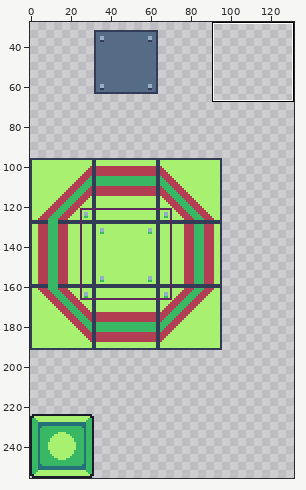
A pixel-art file gets an edit: assets/environment.aseprite. Above, an overview of the earlier version with the close-up marked.
Close-up. First the earlier version:
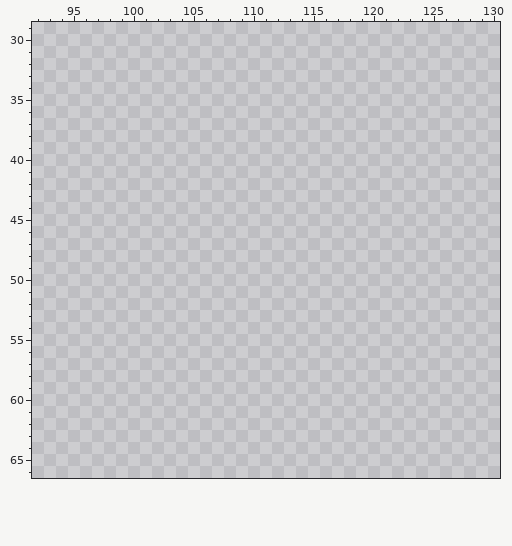
256x256 pixels, 1 frame. Shown: x 92..130, y 29..66. The wide view leaves out empty margins.
Visible layers, top first: "Floor2", "Box1", "Floor".
Palette (. is transparent): 
Now the later version:
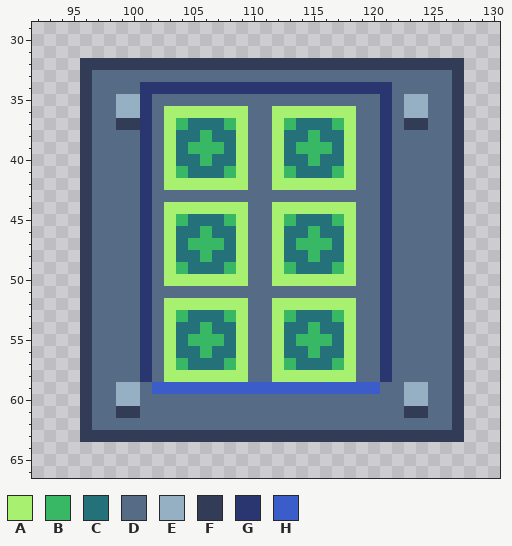
Colours new in this view: A #a7f070  B #38b764  C #257179  D #566c86  E #94b0c2  F #333c57  G #29366f  H #3b5dc9
Edits made:
layer "Floor #2" added
Layer "Floor #2":
y 32: x 96..127 ................................ -> FFFFFFFFFFFFFFFFFFFFFFFFFFFFFFFF
y 33: x 96..127 ................................ -> FDDDDDDDDDDDDDDDDDDDDDDDDDDDDDDF
y 34: x 96..127 ................................ -> FDDDDGGGGGGGGGGGGGGGGGGGGGDDDDDF
y 35: x 96..127 ................................ -> FDDEEGDDDDDDDDDDDDDDDDDDDGDEEDDF
y 36: x 96..127 ................................ -> FDDEEGDAAAAAAADDAAAAAAADDGDEEDDF
y 37: x 96..127 ................................ -> FDDFFGDABCCCBADDABCCCBADDGDFFDDF
y 38: x 96..127 ................................ -> FDDDDGDACCBCCADDACCBCCADDGDDDDDF
y 39: x 96..127 ................................ -> FDDDDGDACBBBCADDACBBBCADDGDDDDDF
y 40: x 96..127 ................................ -> FDDDDGDACCBCCADDACCBCCADDGDDDDDF
y 41: x 96..127 ................................ -> FDDDDGDABCCCBADDABCCCBADDGDDDDDF
y 42: x 96..127 ................................ -> FDDDDGDAAAAAAADDAAAAAAADDGDDDDDF
y 43: x 96..127 ................................ -> FDDDDGDDDDDDDDDDDDDDDDDDDGDDDDDF
y 44: x 96..127 ................................ -> FDDDDGDAAAAAAADDAAAAAAADDGDDDDDF
y 45: x 96..127 ................................ -> FDDDDGDABCCCBADDABCCCBADDGDDDDDF
y 46: x 96..127 ................................ -> FDDDDGDACCBCCADDACCBCCADDGDDDDDF
y 47: x 96..127 ................................ -> FDDDDGDACBBBCADDACBBBCADDGDDDDDF
y 48: x 96..127 ................................ -> FDDDDGDACCBCCADDACCBCCADDGDDDDDF
y 49: x 96..127 ................................ -> FDDDDGDABCCCBADDABCCCBADDGDDDDDF
y 50: x 96..127 ................................ -> FDDDDGDAAAAAAADDAAAAAAADDGDDDDDF
y 51: x 96..127 ................................ -> FDDDDGDDDDDDDDDDDDDDDDDDDGDDDDDF
y 52: x 96..127 ................................ -> FDDDDGDAAAAAAADDAAAAAAADDGDDDDDF
y 53: x 96..127 ................................ -> FDDDDGDABCCCBADDABCCCBADDGDDDDDF
y 54: x 96..127 ................................ -> FDDDDGDACCBCCADDACCBCCADDGDDDDDF
y 55: x 96..127 ................................ -> FDDDDGDACBBBCADDACBBBCADDGDDDDDF
y 56: x 96..127 ................................ -> FDDDDGDACCBCCADDACCBCCADDGDDDDDF
y 57: x 96..127 ................................ -> FDDDDGDABCCCBADDABCCCBADDGDDDDDF
y 58: x 96..127 ................................ -> FDDDDGDAAAAAAADDAAAAAAADDGDDDDDF
y 59: x 96..127 ................................ -> FDDEEDHHHHHHHHHHHHHHHHHHHDDEEDDF
y 60: x 96..127 ................................ -> FDDEEDDDDDDDDDDDDDDDDDDDDDDEEDDF
y 61: x 96..127 ................................ -> FDDFFDDDDDDDDDDDDDDDDDDDDDDFFDDF
y 62: x 96..127 ................................ -> FDDDDDDDDDDDDDDDDDDDDDDDDDDDDDDF
y 63: x 96..127 ................................ -> FFFFFFFFFFFFFFFFFFFFFFFFFFFFFFFF
